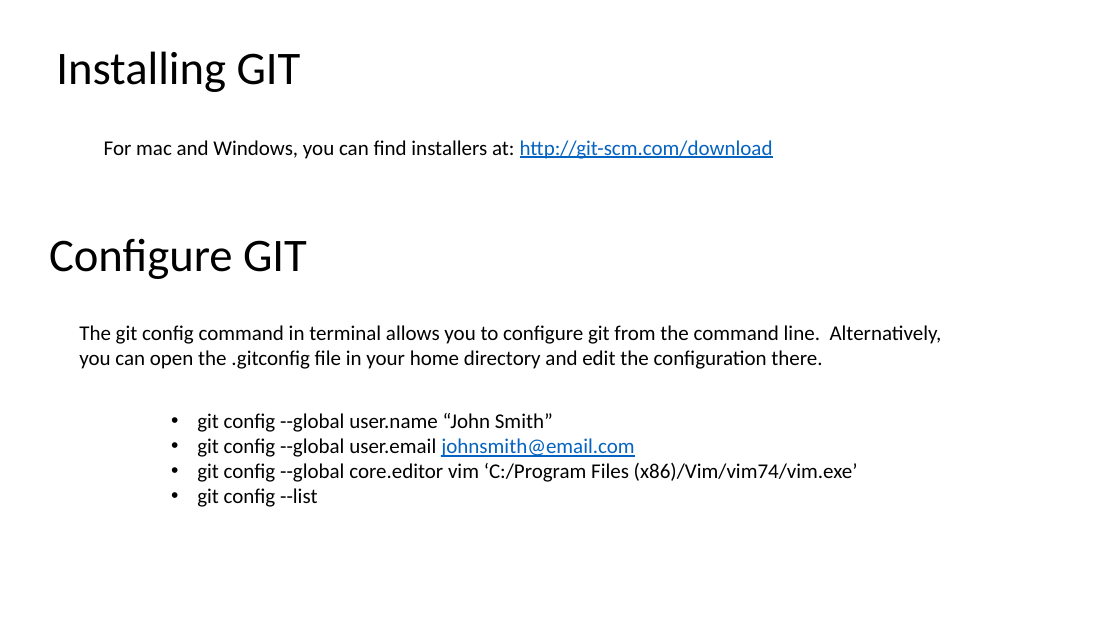
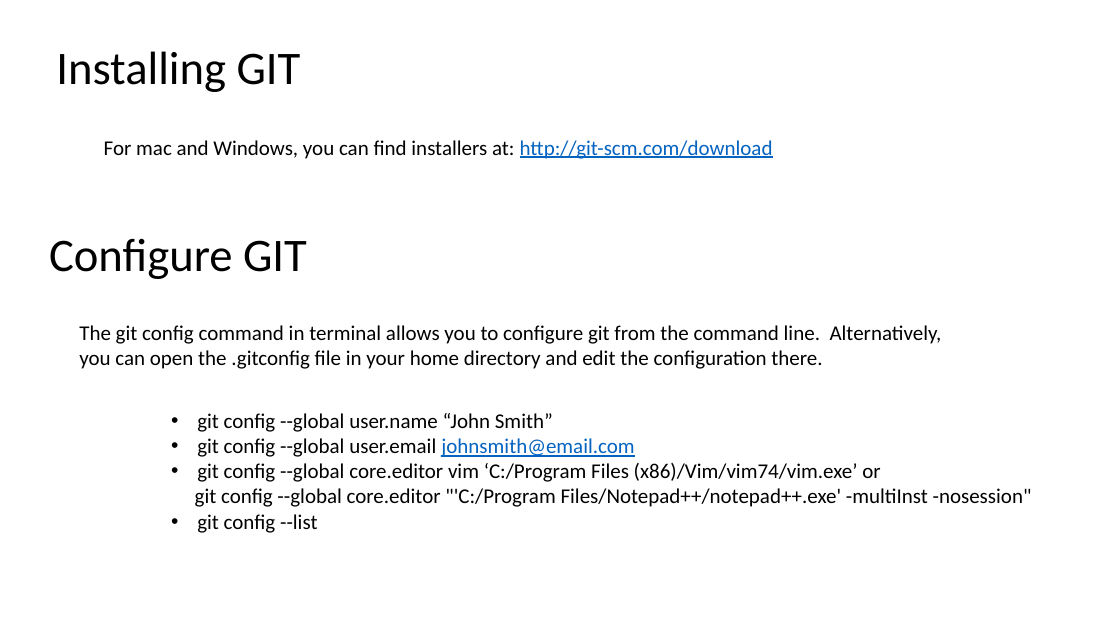
Before and after one commit to jwrauch/git-group-meeting-presentation, a slide deck: slide 5 of learn-to-git.pptx. Drawn at 1120x630 pixels with LibreOffice and Linux fonts; fonts in the diff are those of the drawing. Boxes give left, top, right and bottom in pixels: in the first picture for what was removed or moved away, otherwise in the second. Text is boxed around its words. In the diff, an @@ line names an element or a change of style, - is before the commit and + after.

Commit message:
adds an option for notepad++ as the editor

```diff
--- a/learn-to-git.pptx
+++ b/learn-to-git.pptx
@@ text at (x1=195, y1=463, x2=1032, y2=507): text changed @@
-• git config --global core.editor vim ‘C:/Program Files (x86)/Vim/vim74/vim.exe’
+• git config --global core.editor vim ‘C:/Program Files (x86)/Vim/vim74/vim.exe’ or
+git config --global core.editor "'C:/Program Files/Notepad++/notepad++.exe' -multiInst -nosession"
```
